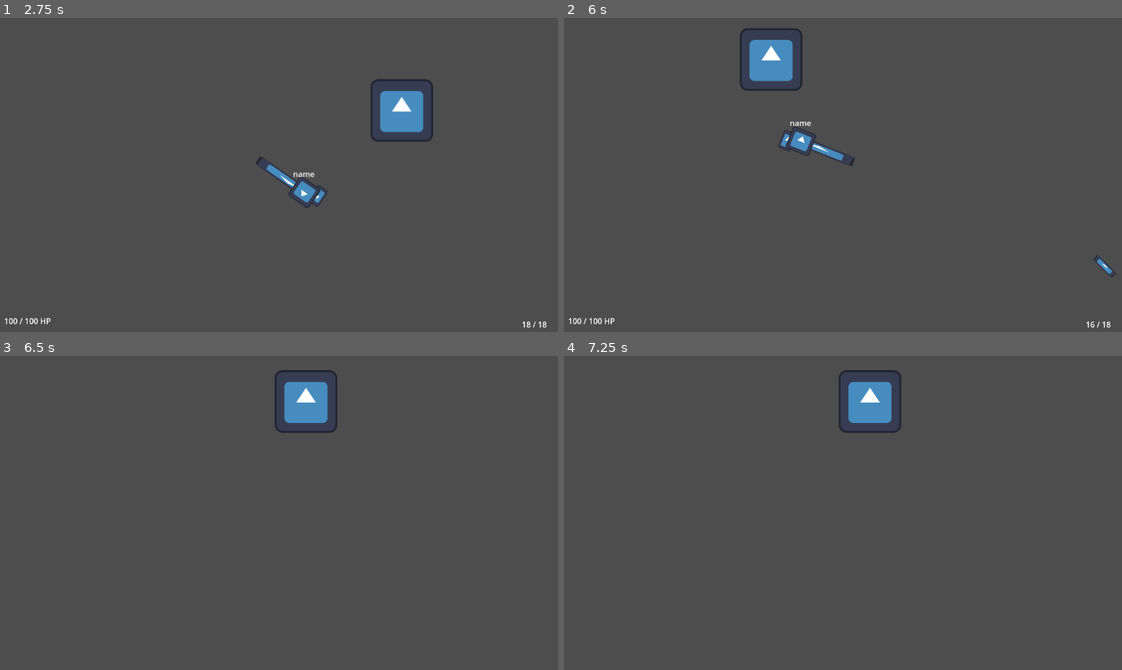
Above: before the commit, frames 1-4 (two rows, left to right).
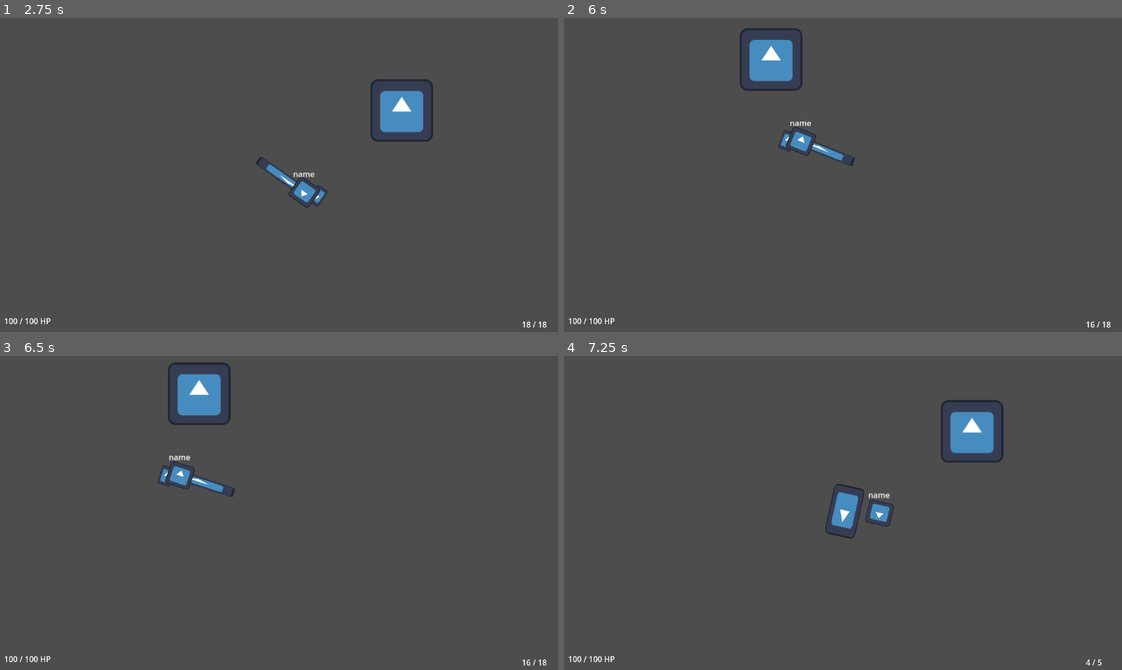
Above: after the commit, the same moments.

Repository: filipjaruska/mtds
Game: Godot game, scene res://nodes/menu/main.tscn
Two runs of this game, one before a commit and one after it. Both use one fixed random seed, a clock stepped at 60 frames per second and the inputs below. The engine's default icon, where the game draws it, is replaced by a stand-in: a white triangle on a blue panel in a dark square.
Inputs (mouse positions are in pixels of both pictures, inside the frame that each line leads up to):
- Up to frame 1 (2.75 s): click "Start" at 0.5 s; click "Host" at 1.25 s; click "Start" at 2 s
- Up to frame 2 (6 s): tap Enter at 2.75 s; move the mouse to (965, 159) at 2.77 s; hold Right (ui_right) 2.78-3.53 s; click (965, 159) at 2.85 s; move the mouse to (725, 190) at 3.52 s; hold Down (ui_down) 3.53-4.28 s; tap Q (switch_weapon) at 3.6, 5.1 s; move the mouse to (898, 105) at 4.27 s; hold Right (ui_right) 4.28-5.03 s; click (898, 105) at 4.35 s; move the mouse to (809, 240) at 5.02 s; hold Up (ui_up) 5.03-5.78 s; move the mouse to (1010, 225) at 5.77 s; hold Left (ui_left) from 5.78 s (still down); click (1010, 225) at 5.85 s
- Up to frame 3 (6.5 s): keep holding Left (ui_left)
- Up to frame 4 (7.25 s): keep holding Left (ui_left); move the mouse to (670, 465) at 6.52 s; tap Q (switch_weapon) at 6.6 s

Frame 1 is identical in both runs. In frame 2, less than 0.1% of the frame differs, in the area x 94-99%, y 75-83%; in frame 3, 3.2%; in frame 4, 3.6%, in the area x 0-97%, y 4-99%.
Error after the commit: Invalid assignment of property or key 'bulletDamage' with value of type 'int' on a base object of type 'Area2D (bullet.gd)'. (res://scripts/weapons/pistol.gd:1…

Commit message:
update bullet queue_free() after 1 sec

Diff:
--- a/nodes/weapons/bullet.tscn
+++ b/nodes/weapons/bullet.tscn
@@ -8,7 +8,6 @@
 
 [node name="Bullet" type="Area2D" groups=["bullet"]]
 script = ExtResource("1_6ha7u")
-SPEED = null
 
 [node name="CollisionShape2D" type="CollisionShape2D" parent="."]
 shape = SubResource("RectangleShape2D_6avn1")
--- a/scripts/weapons/bullet.gd
+++ b/scripts/weapons/bullet.gd
@@ -1,26 +1,30 @@
 extends Area2D
 
 @export var SPEED: float = 5000.0
-var bulletDamage: float = 5
+var bullet_damage: float
+var birth: float
 
+func _ready():
+	birth = Time.get_ticks_msec()
+
+# TODO FIX CACHE ERROR
 @rpc("any_peer")
 func network_update(position: Vector2, rotation: float):
 	global_position = position
 	global_rotation = rotation
 
 func _process(delta):
+	if Time.get_ticks_msec() - birth >= 1000:
+		queue_free()
 	var velocity = Vector2(SPEED, 0).rotated(rotation)
 	global_position += velocity * delta
 	if is_multiplayer_authority():
 		rpc("network_update", global_position, rotation)
 
-# TODO DO NOT SYNC, INSTEAD HEANDLE ON CLIENT AND SYNC CURRENT HEALTH (or figure out how to fix cache error)
-# NOTE the cache error apperes even without syncing this function, altho its deffinitely related to it
-# Either way syncing this function creates diffrent issues so its probably still not a good idea
 func _on_area_entered(area):
 	if not area.is_in_group("bullet"):
 		queue_free()
 	if area.is_in_group("hitbox"):
-		area.get_parent().damage(bulletDamage, 0)
+		area.get_parent().damage(bullet_damage, 0)
 		print("hit")
 		$CollisionShape2D.set_deferred("disabled", true)
--- a/scripts/weapons/ranged_weapon.gd
+++ b/scripts/weapons/ranged_weapon.gd
@@ -5,7 +5,6 @@
 @export var range: float = 500.0
 @export var AMMO: int
 @export var MAX_AMMO: int
-@export var speed: float = 500.0
 
 var last_shot_time: float = 0.0
 
